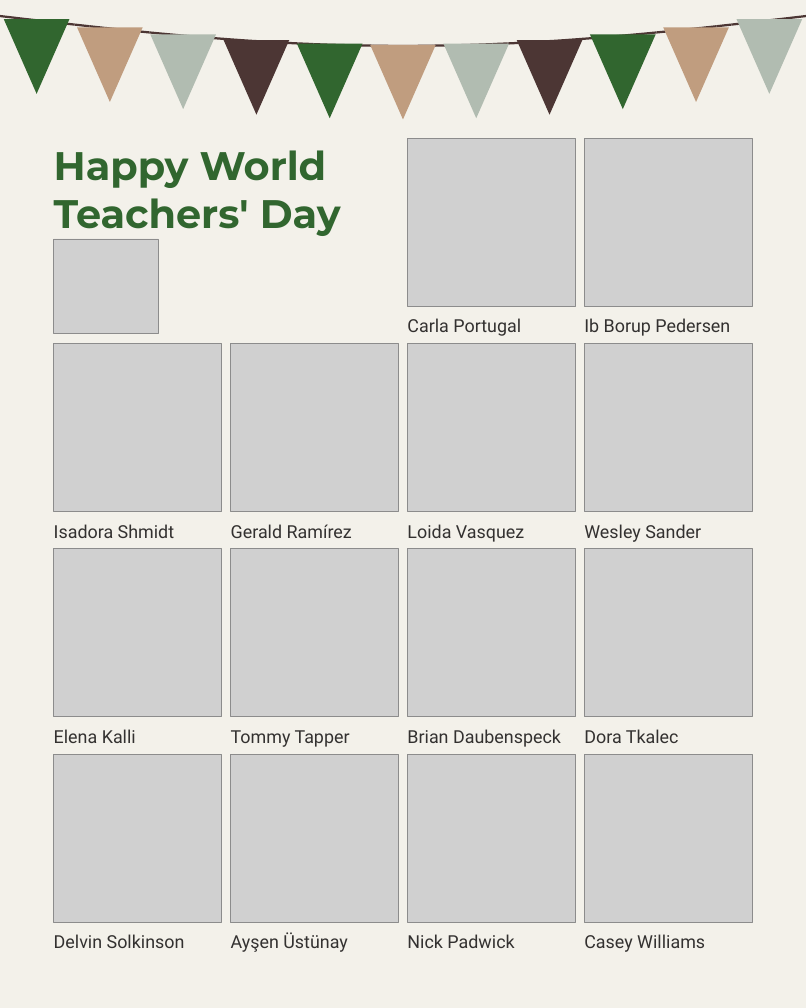
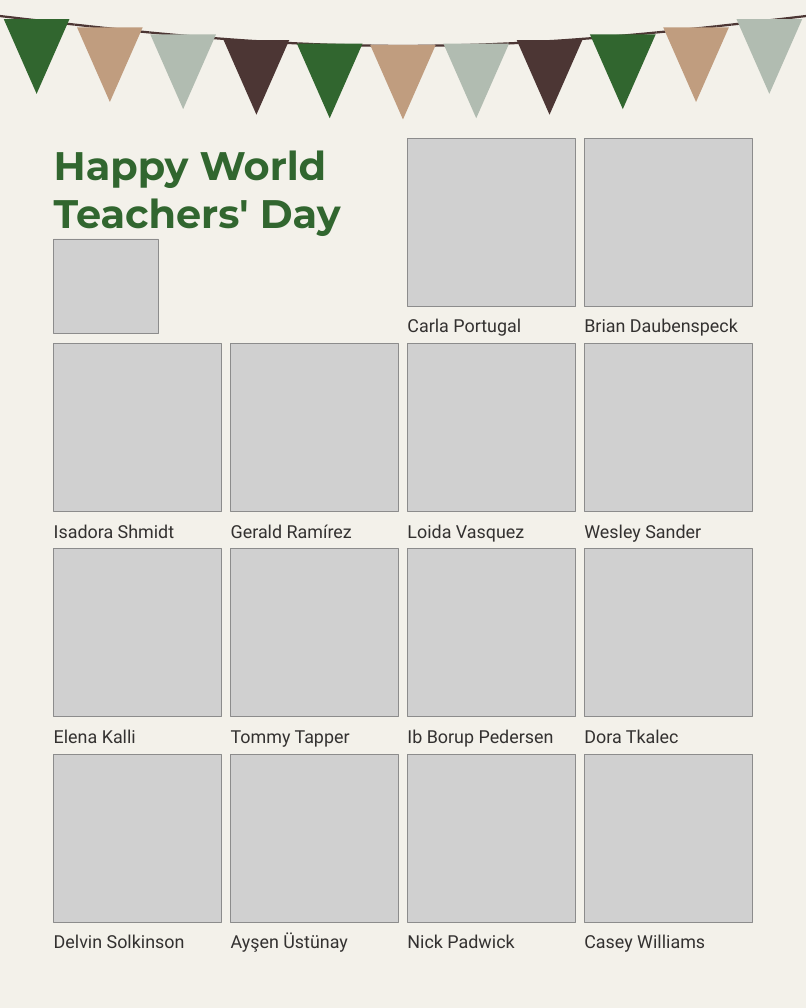
Before and after one commit to linneamoritznyc/SFW-SocialMedia, a slide deck: slide 2 of templates/posts/october/05-10-2026-mon-ig-teachers-day-grid-tests.pptx. Drawn at 806x1008 pixels with LibreOffice and Linux fonts; fonts in the diff are those of the drawing; grey boxes stand for pictures. Boxes give left, top, right and bottom in pixels: in the first picture for what was removed or moved away, otherwise in the second. Text is boxed around its words. In the diff, an @@ line names an element or a change of style, - is before the commit and + after.

```diff
--- a/templates/posts/october/05-10-2026-mon-ig-teachers-day-grid-tests.pptx
+++ b/templates/posts/october/05-10-2026-mon-ig-teachers-day-grid-tests.pptx
@@ text at box(584, 318, 738, 336): text changed @@
-Ib Borup Pedersen
+Brian Daubenspeck
@@ text at box(407, 729, 554, 747): text changed @@
-Brian Daubenspeck
+Ib Borup Pedersen
```
Also in this commit, not shown: 2 other slides changed, 21 other files.
